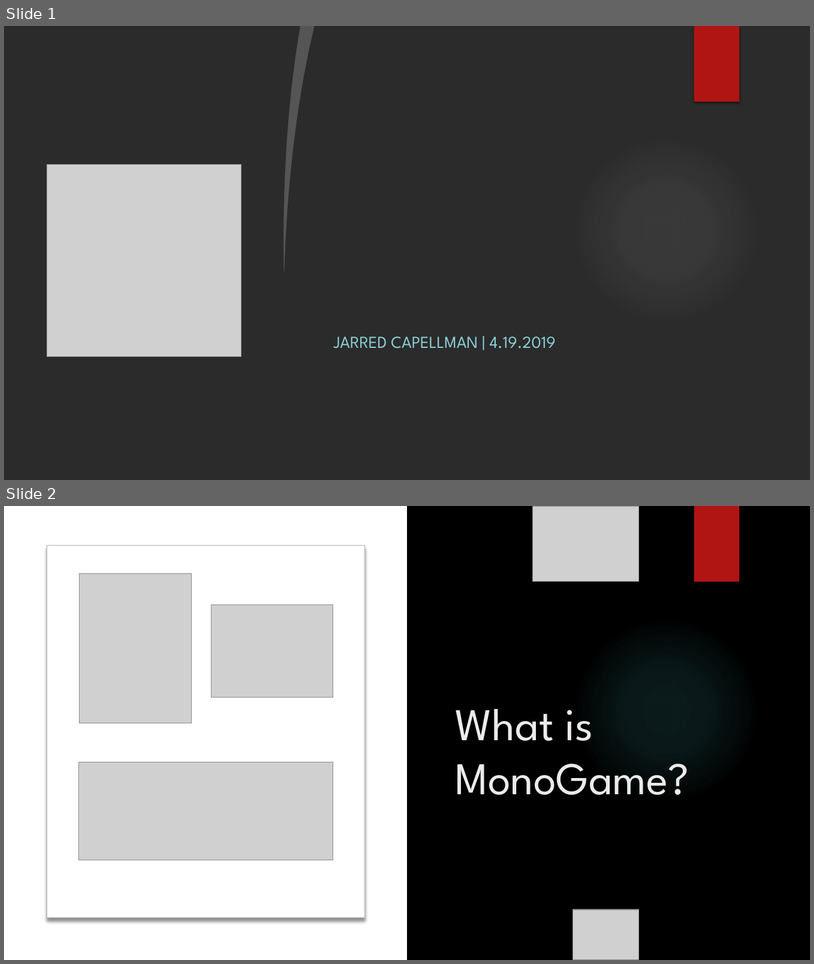
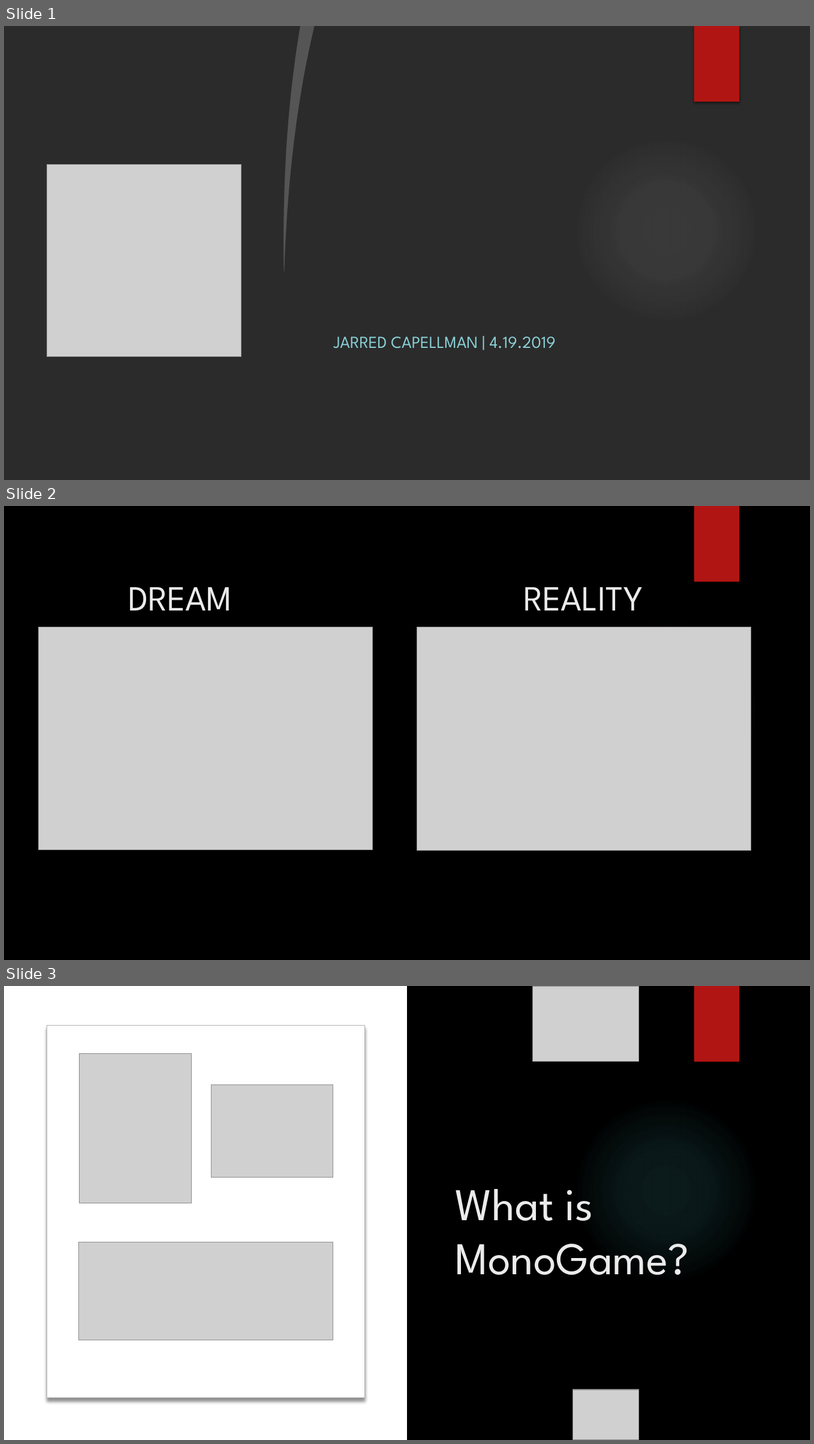
Before and after one commit to jcapellman/Presentations, a slide deck: MonoGame - 4.19.2019/Presentation.pptx. Shown one above the other, each under a label of ours: slides 1 and 2 before the commit, slides 1, 2 and 3 after it. The pictures are 814x964 and 814x1444 pixels, drawn with LibreOffice and Linux fonts; fonts in the diff are those of the drawing; grey boxes stand for pictures; background and template pictures are left out; a plain dark background stands for a picture behind light text. Boxes give left, top, right and bottom in pixels: in the first picture for what was removed or moved away, otherwise in the second. Text is boxed around its words. In the diff, an @@ line names an element or a change of style, - is before the commit and + after.

```diff
--- a/MonoGame - 4.19.2019/Presentation.pptx
+++ b/MonoGame - 4.19.2019/Presentation.pptx
@@ slide 2 added at [4,506,810,960], background picture (left out); not listed: 1 template element that a slide beside it also shows @@
@@ rectangle added at [694,506,740,582], fill #B01513 @@
@@ title added at [128,587,232,610], 42 pt, text #EBEBEB @@
+DREAM
@@ text added at [524,587,644,610], 42 pt, text #EBEBEB @@
+REALITY
@@ picture added at [38,627,373,850] @@
@@ picture added at [417,627,752,850] @@
@@ what was slide 2 is now slide 3 @@
```
Also in this commit, not shown: 1 slide changed.
